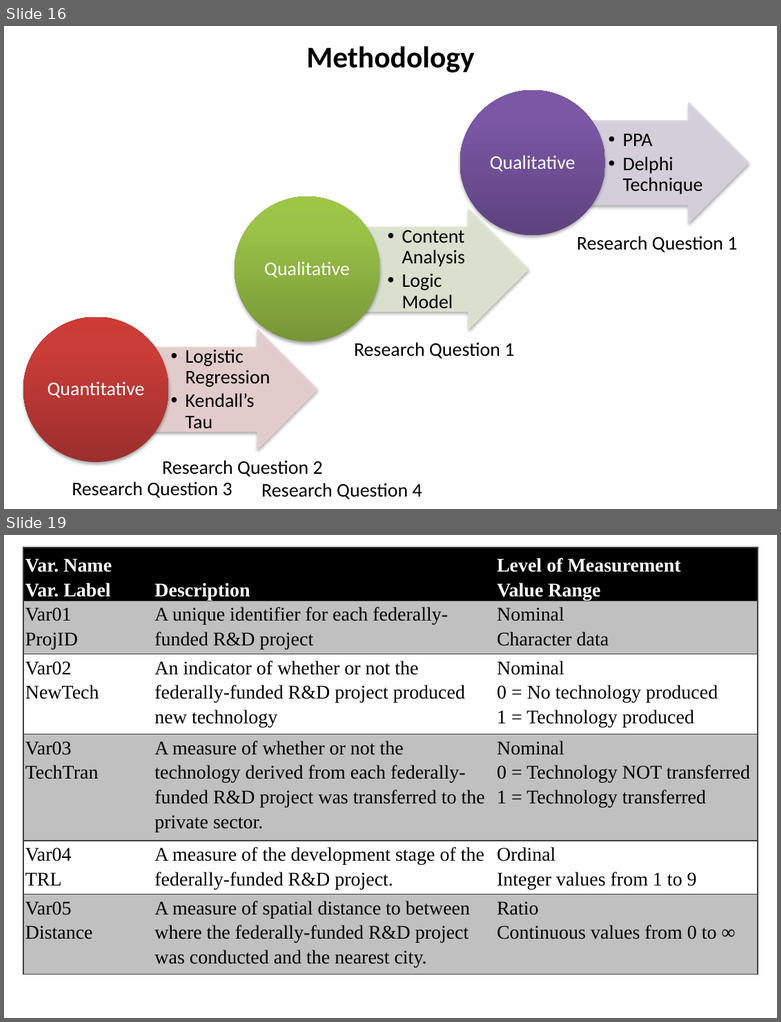
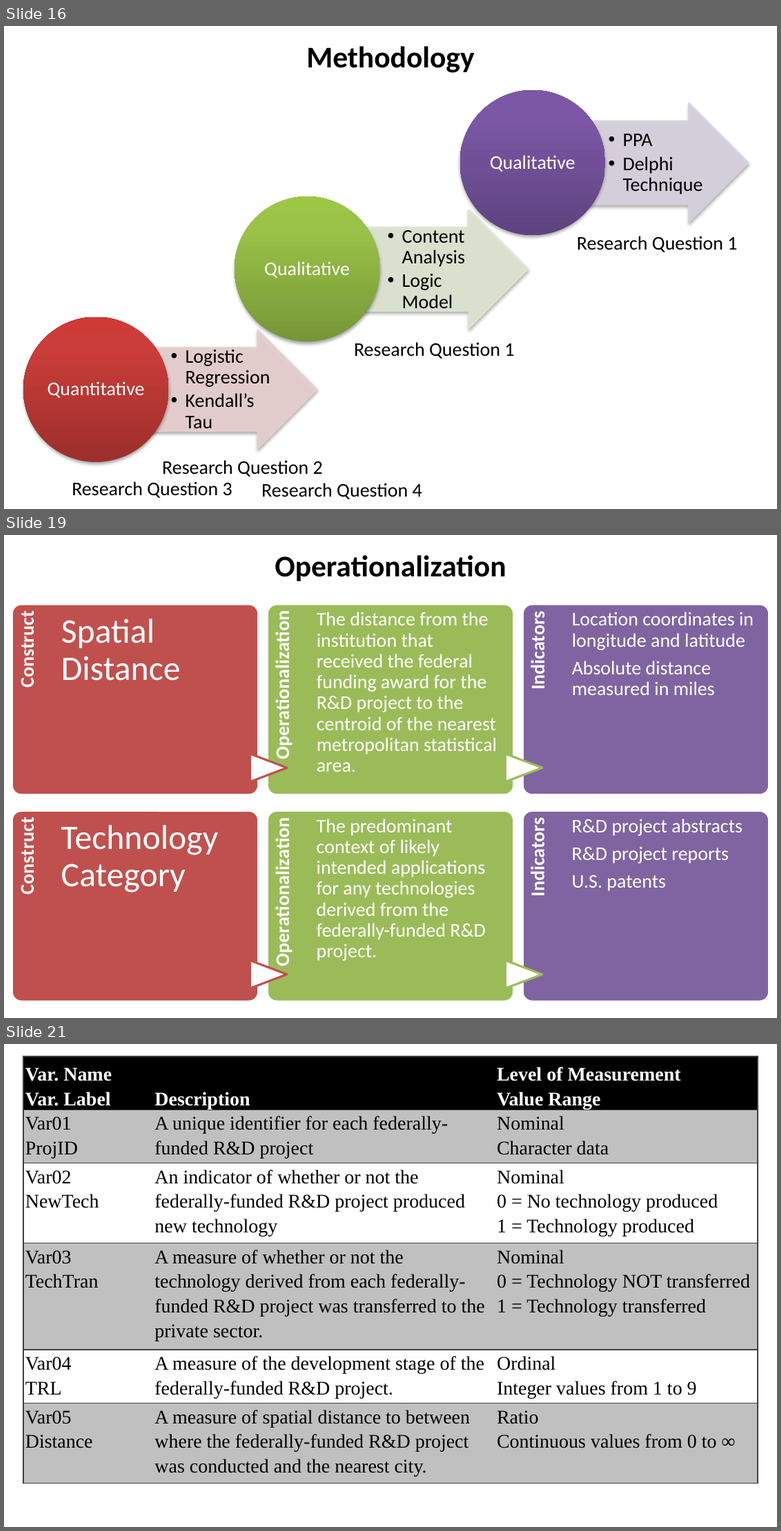
Before and after one commit to SLU-Courses-Townes/SOC5600, a slide deck: FinalProject/Presentation/Townes_SOC5600_FinalProject_Presentation.pptx. Shown one above the other, each under a label of ours: slides 16 and 19 before the commit, slides 16, 19 and 21 after it; the slides between them are not shown. The pictures are 781x1022 and 781x1531 pixels, drawn with LibreOffice and Linux fonts; fonts in the diff are those of the drawing. Boxes give left, top, right and bottom in pixels: in the first picture for what was removed or moved away, otherwise in the second. Text is boxed around its words. In the diff, an @@ line names an element or a change of style, - is before the commit and + after.

Commit message:
Complete draft of FinalProject presentation expect literature review

```diff
--- a/FinalProject/Presentation/Townes_SOC5600_FinalProject_Presentation.pptx
+++ b/FinalProject/Presentation/Townes_SOC5600_FinalProject_Presentation.pptx
@@ slide 19 added at [4, 535, 777, 1018], background #FFFFFF @@
@@ text added at [274, 555, 506, 581], 28 pt, text #000000, bold @@
+Operationalization
@@ group added at [12, 604, 769, 794]: 6 texts, 3 rounded rectangles, 2 flow chart extracts @@
+Construct
+Spatial Distance
+Operationalization
+The distance from the institution that received the federal funding award for the R&D project to the centroid of the nearest metropolitan statistical area.
+Indicators
+Location coordinates in longitude and latitude
+Absolute distance measured in miles
@@ group added at [12, 811, 769, 1001]: 6 texts, 3 rounded rectangles, 2 flow chart extracts @@
+Construct
+Technology Category
+Operationalization
+The predominant context of likely intended applications for any technologies derived from the federally-funded R&D project.
+Indicators
+R&D project abstracts
+R&D project reports
+U.S. patents
@@ what was slide 19 is now slide 21 @@
```
Also in this commit, not shown: 6 slides changed, 4 other slides added, 2 slides removed.
